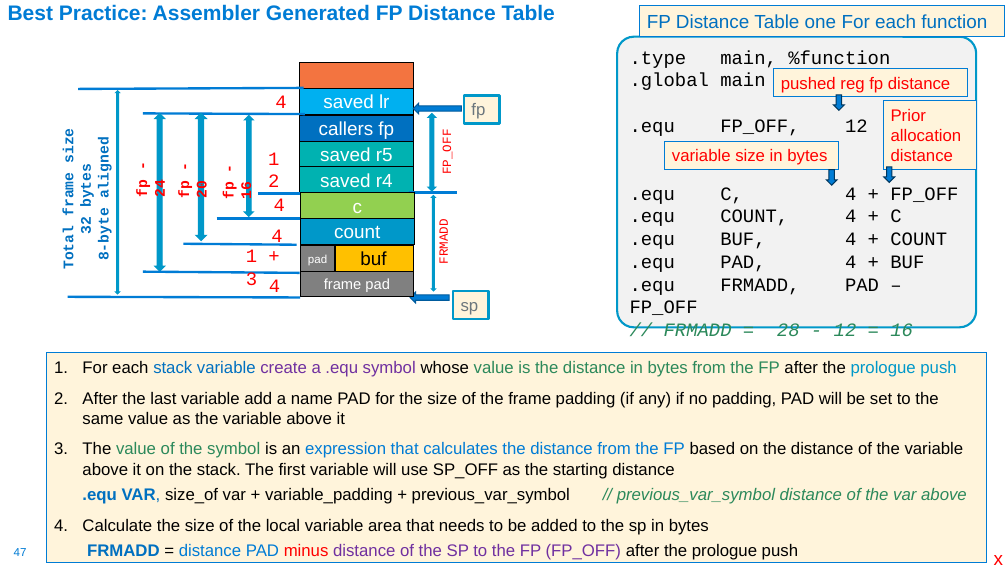
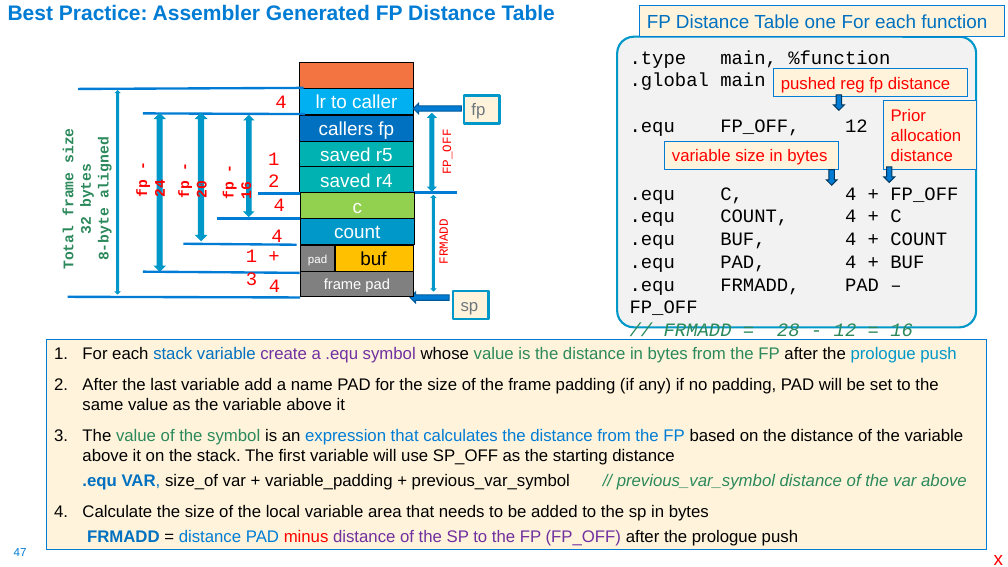
Before and after one commit to cse30-sp24/Muller-Slides, a slide deck: slide 47 of 07-Arm-Part4.pptx. Drawn at 1008x567 pixels with LibreOffice and Linux fonts; fonts in the diff are those of the drawing. Boxes give left, top, right and bottom in pixels: in the first picture for what was removed or moved away, otherwise in the second. Text is boxed around its words. In the diff, an @@ line names an element or a change of style, - is before the commit and + after.

```diff
--- a/07-Arm-Part4.pptx
+++ b/07-Arm-Part4.pptx
@@ text in rectangle at [316,94,397,109]: text changed @@
-saved lr
+lr to caller
@@ text "Total frame size" at [61,131,113,269]: text colour #0070C0 to #2C895B @@
@@ text "For each stack variable create ...": place and size @@
-text "For each stack variable create ..." at [47,353,987,563]
+text "For each stack variable create ..." at [47,340,987,549]
```
Also in this commit, not shown: 30 other slides changed, 5 slides added, 3 other files.
